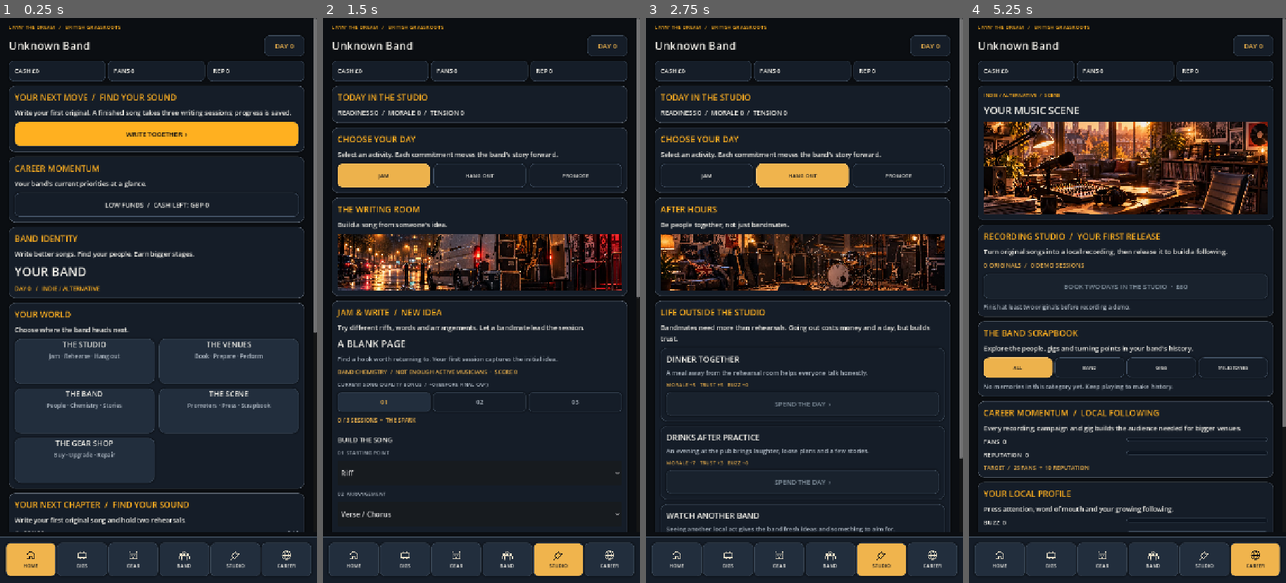
Above: before the commit, frames 1-4 (left to right).
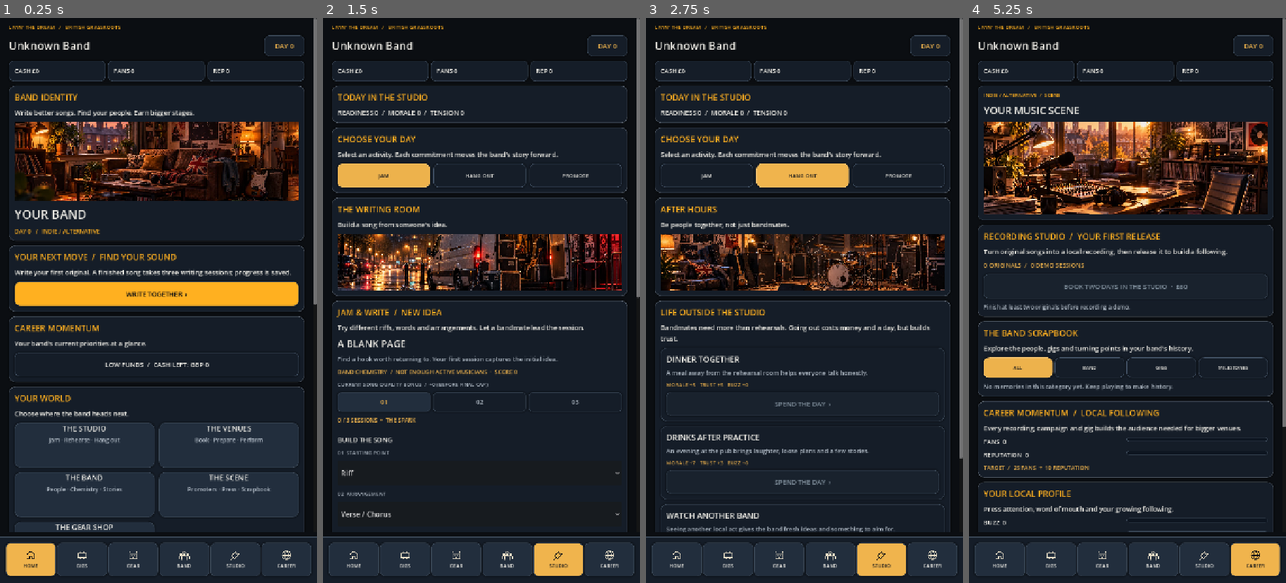
Above: after the commit, the same moments.

Repository: alimuir654-rgb/BandMaster
Game: Godot game, scene res://Scenes/CareerHub.tscn
Two runs of this game, one before a commit and one after it. Both use one fixed random seed, a clock stepped at 60 frames per second and the inputs below. This scene is started directly instead of the project's main scene.
Inputs (mouse positions are in pixels of both pictures, inside the frame that each line leads up to):
- Up to frame 1 (0.25 s): no input
- Up to frame 2 (1.5 s): click "WRITE TOGETHER ›" at 0.5 s; click "JAM" at 1.25 s
- Up to frame 3 (2.75 s): click "HANG OUT" at 2 s
- Up to frame 4 (5.25 s): click "PROMOTE" at 2.75 s; click "HANG OUT" at 3.5 s; click (1000, 560) at 4.27 s; click "LOW FUNDS / CASH LEFT: GBP 0" at 5 s

The runs differ from the first frame. In frame 1, 27% of the frame differs, in the area x 2-100%, y 13-91%; in frame 2, less than 0.1%; in frame 3, less than 0.1%; in frame 4, less than 0.1%.

Commit message:
Move photographic band identity into opening home view without hiding next move

Diff:
--- a/Scripts/career_hub.gd
+++ b/Scripts/career_hub.gd
@@ -261,6 +261,19 @@
 
 
 func _home() -> void:
+ var stage := _card("BAND IDENTITY","Write better songs. Find your people. Earn bigger stages.")
+ var feature_path := "res://Art/Backgrounds/%s/home.webp" % _genre_id()
+ if ResourceLoader.exists(feature_path):
+  var feature := TextureRect.new()
+  feature.custom_minimum_size.y = 125 if CareerLayout.is_compact(get_viewport_rect().size.x) else 180
+  feature.expand_mode = TextureRect.EXPAND_IGNORE_SIZE
+  feature.stretch_mode = TextureRect.STRETCH_KEEP_ASPECT_COVERED
+  feature.mouse_filter = Control.MOUSE_FILTER_IGNORE
+  feature.texture = load(feature_path)
+  stage.add_child(feature)
+ var band_label := _label(stage,str(save_data.get("band",{}).get("name","YOUR BAND")),28,UI.WHITE)
+ band_label.size_flags_horizontal = Control.SIZE_EXPAND_FILL
+ _label(stage,"DAY %d   /   %s" % [_num("tour_day"),str(Genres.from_save(save_data)["name"]).to_upper()],13,UI.palette(_genre_id())["accent"])
  var guidance: Dictionary = Director.next_move(_state())
  var focus := _card("YOUR NEXT MOVE  /  "+str(guidance.get("title","")),str(guidance.get("detail","")))
  var destination := str(guidance.get("tab","ACTIONS"))
@@ -274,10 +287,6 @@
   momentum.add_child(signal_button)
   signal_button.pressed.connect(func() -> void: _switch(target_tab))
 
- var stage := _card("BAND IDENTITY","Write better songs. Find your people. Earn bigger stages.")
- var band_label := _label(stage,str(save_data.get("band",{}).get("name","YOUR BAND")),28,UI.WHITE)
- band_label.size_flags_horizontal = Control.SIZE_EXPAND_FILL
- _label(stage,"DAY %d   /   %s" % [_num("tour_day"),str(Genres.from_save(save_data)["name"]).to_upper()],13,UI.palette(_genre_id())["accent"])
  var destinations := _card("YOUR WORLD","Choose where the band heads next.")
  var places := GridContainer.new()
  places.columns = CareerLayout.destination_columns(get_viewport_rect().size.x)
